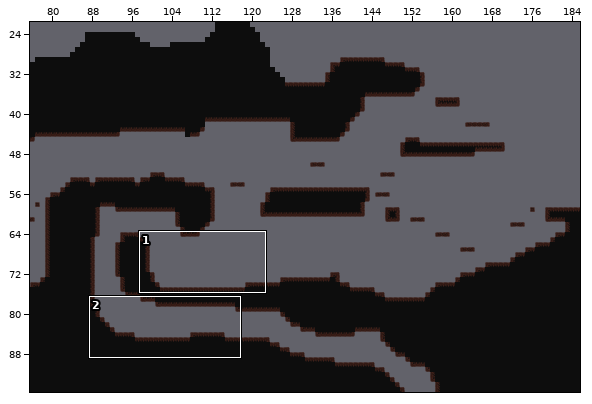
Two states of a Tiled map, maps/forest.tmx. Above: a wide view before the commit, with the close-up outlined.
Close-up. Old version:
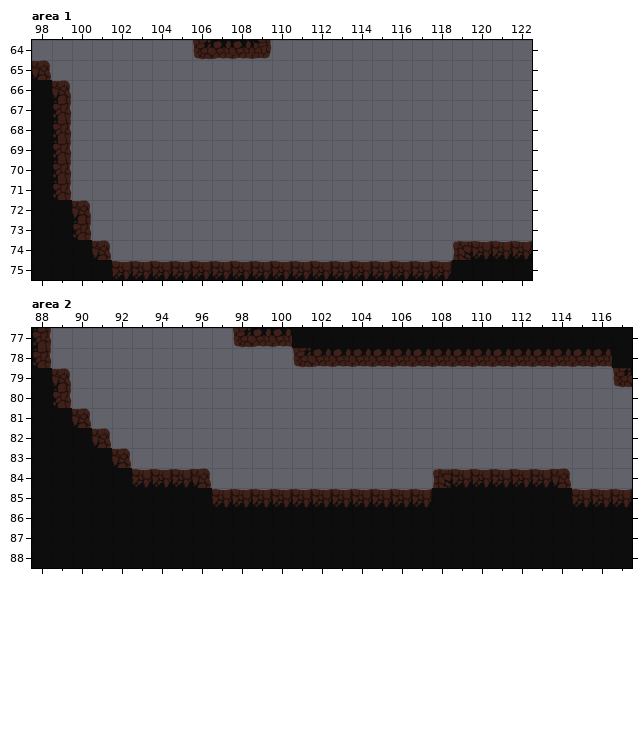
Cells are 64x64 px. Shown: area 1 x 98..122, y 64..75; area 2 x 88..117, y 77..88. The commit also changed other parts of the map, which this record leaves out.
The result:
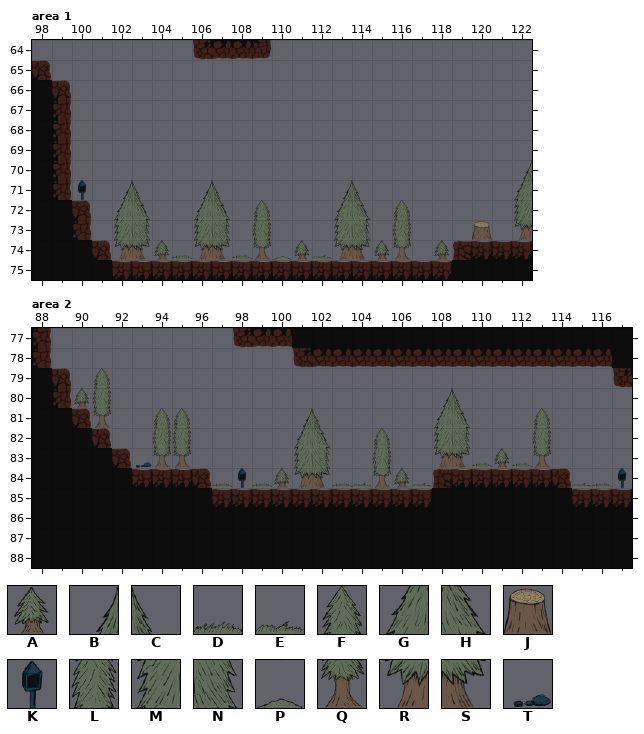
Key: from "trees": A 0, B 1, C 2, D 3, E 4, F 5, G 6, H 7, J 8, K 9, L 10, M 11, N 12, P 14, Q 15, R 16, S 17, T 18.
_ is an empty cell.
Change:
Changed rows in their new state; . is an unchanged cell.
Layer "background tiles", area 1:
first column x 100:
70 ......................B
71 K.BC..BC.....BC.......G
72 ..GH..GH.F...GH.F.....M
73 ..MN..MN.L...MN.L...J.R
74 ..RSADRSDQPAERSAQ.A....
Layer "background tiles", area 2:
first column x 90:
79 .F..........................
80 AL................BC........
81 .Q..FF.....BC.....GH...F....
82 ....LL.....GH..F..MN...L....
83 ...TQQ.....MN..L..RSDADQ....
84 .......DKDARSDEQAE.......EDK
